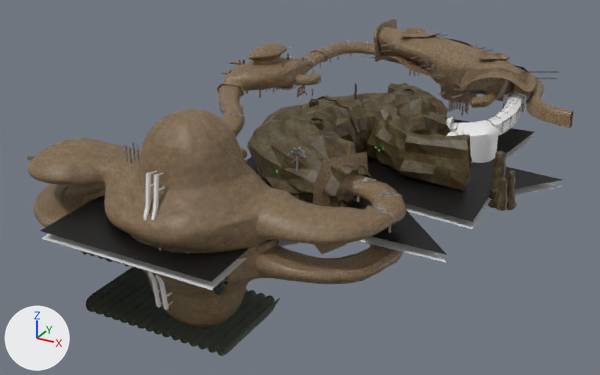
The Blender file media/trunk/tracks/mines_lighttest/mines.blend as it was, and as the next commit left it.
Camera for both pictures: a 50 mm lens placed at (297.0, -571.0, 172.0), pointed at (61.0, -143.0, -42.0). Lighting does not change. The marker at lower left points along +X, +Y and +Z. The older version comes first.

In view in the first picture: 'Sphere.005_Sphere.001', 'beam.004_Mesh.001_beam.004_Mesh.002', 'beam.004_Mesh.001_beam.004_Mesh.007', 'beam.004_Mesh.002', 'beam.005_Mesh.000_beam.005_Mesh.007', 'beam.005_Mesh.001', 'beam.006_Mesh.000_beam.006_Mesh.001', 'death.002', 'death.003', 'naturalCavern.000', 'naturalCavern.003_naturalCavern.007', 'scenery.005' and 22 more.
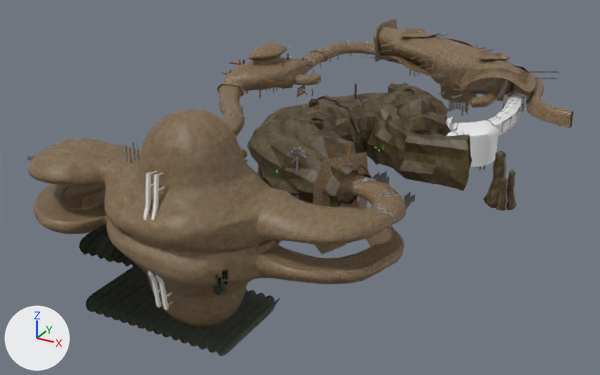
Where the change shows, as pixel boxes [x1, y1, x2, y2] in the pictures (600 x 375 px):
'death.002', hidden
    before: [40, 119, 562, 282]
'death.003', hidden
    before: [41, 84, 562, 290]
'beam.004_Mesh.001_beam.004_Mesh.001', unchanged, uncovered by the edit
    before: [81, 251, 228, 295]
    after: [79, 224, 279, 295]

Patch to the scene script:
```diff
--- a/media/trunk/tracks/mines_lighttest/mines.blend.py
+++ b/media/trunk/tracks/mines_lighttest/mines.blend.py
@@ ob_death_003 @@
 ob_death_003.location = (-9.9, -45.5, -9.7)
+ob_death_003.hide_viewport = True
@@ ob_death_002 @@
 ob_death_002.location = (-9.9, -45.5, -5.5)
+ob_death_002.hide_viewport = True
```
